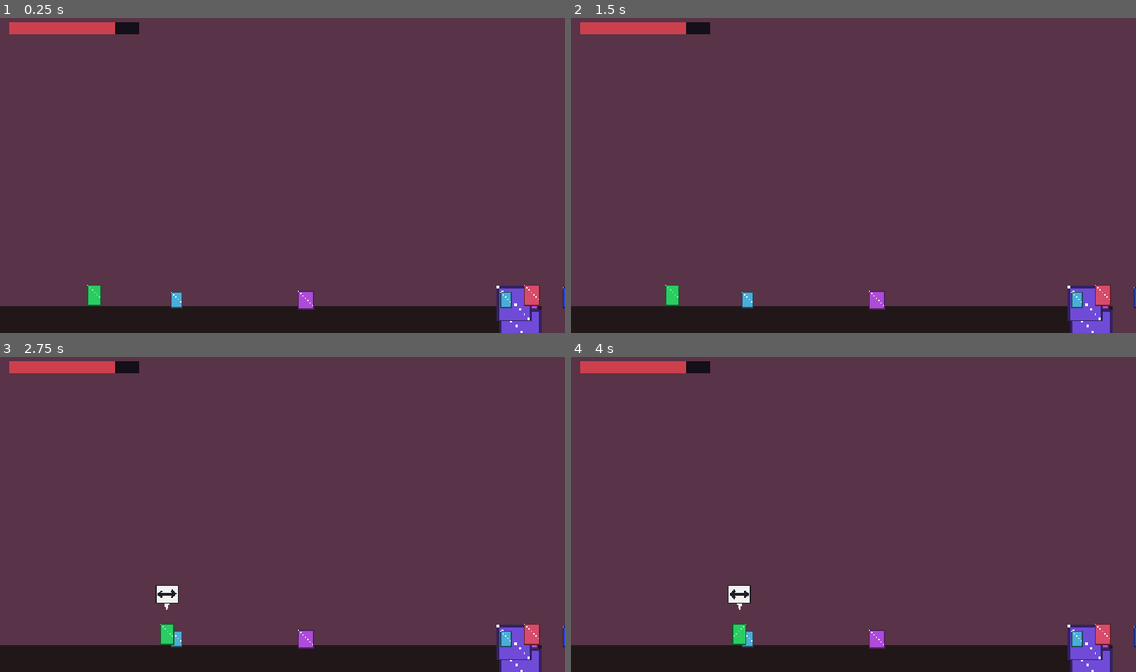
Above: before the commit, frames 1-4 (two rows, left to right).
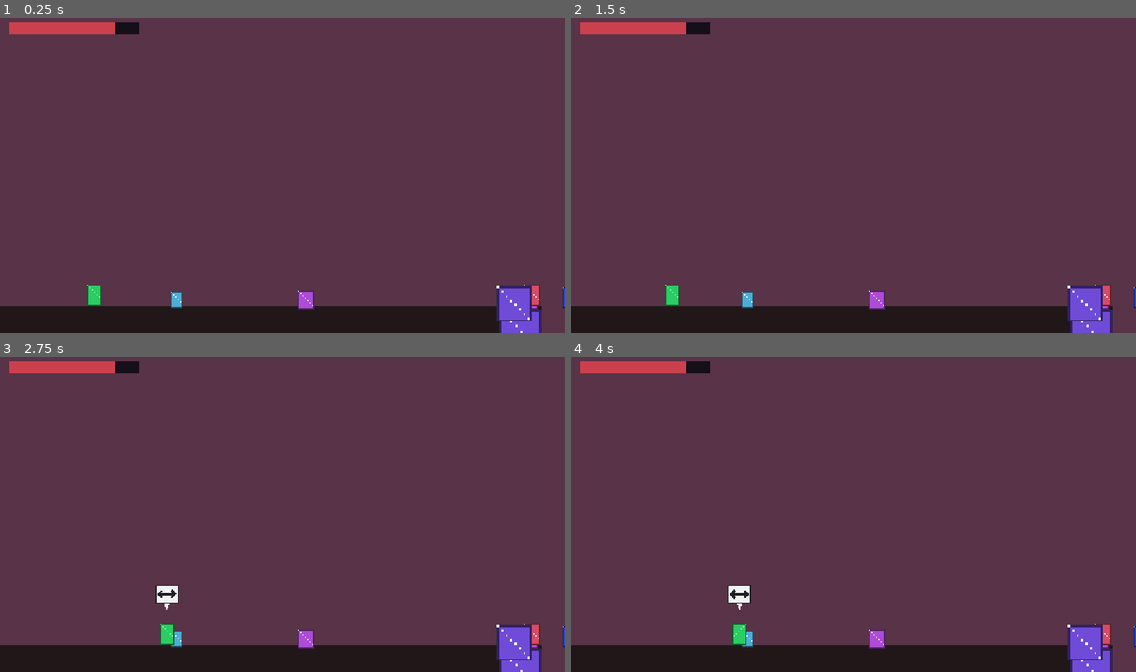
Above: after the commit, the same moments.

Repository: Eruldin/Honor-Meselesi
Game: Godot game, scene res://src/levels/ch1/Ch1.tscn
The game is run twice, just before and just after one commit, with the same random seed, the same clock (stepped at 60 frames per second) and the same inputs. This scene is started directly instead of the project's main scene.
Inputs (mouse positions are in pixels of both pictures, inside the frame that each line leads up to):
- Up to frame 1 (0.25 s): no input
- Up to frame 2 (1.5 s): tap Enter at 0.5 s; move the mouse to (977, 159) at 0.52 s; hold D (move_right) 0.53-1.25 s; tap J (attack) at 0.6 s; click (977, 159) at 0.67 s; tap Space (jump) at 0.77 s; drag from (740, 191) to (746, 310) at 1.27 s
- Up to frame 3 (2.75 s): tap Space (jump) at 2 s; move the mouse to (339, 442) at 2.02 s; hold D (move_right) from 2.03 s (still down); tap E (form_next) at 2.1 s
- Up to frame 4 (4 s): release D (move_right) at 2.75 s; drag from (825, 577) to (1079, 649) at 2.77 s; tap Enter at 3.5 s; move the mouse to (1023, 561) at 3.52 s; hold A (move_left) from 3.53 s (still down); tap K (parry) at 3.6 s; tap Space (jump) at 3.77 s

The runs differ from the first frame. In frame 1, 0.2% of the frame differs, in the area x 88-95%, y 84-93%; in frame 2, 0.2%; in frame 3, 0.2%; in frame 4, 0.2%.

Commit message:
fix(ch1): ucan platformlara dikey destek ve zeminler eklendi (Hard Kural B)

Diff:
--- a/src/levels/ch1/ch1.gd
+++ b/src/levels/ch1/ch1.gd
@@ -133,7 +133,28 @@
 	var sc := w / tex.get_width()
 	s.scale = Vector2(sc, sc)
 	s.position = Vector2(-w / 2.0, -tex.get_height() * sc * 0.62)
+	s.z_index = 2
 	body.add_child(s)
+
+	# Platform havada ucmamasi icin altina destek (wall) ekle
+	var support_y := FLOOR_Y
+	if pos.y >= FLOOR_Y:
+		if pos.x > 3600:
+			support_y = FLOOR_Y + 160.0 # Gecit mahzeni
+		elif pos.x > 3000:
+			support_y = FLOOR_Y + 140.0 # Magara kristal odasi
+
+	var support_h := support_y - pos.y
+	if support_h > 0 and AssetLoader.has_asset(&"terrain/wall_tile"):
+		var wtex := AssetLoader.tiled_texture(&"terrain/wall_tile", Vector2i(int(w), int(support_h)))
+		var ws := Sprite2D.new()
+		ws.texture = wtex
+		ws.centered = false
+		ws.position = Vector2(-w / 2.0, 0)
+		ws.modulate = Color(0.3, 0.28, 0.35) # Koyu destek
+		ws.z_index = -2 # Zemin arkasinda kalsin
+		body.add_child(ws)
+
 	body.global_position = pos
 	add_child(body)
 
@@ -265,6 +286,8 @@
 		face.position = Vector2(-75, -26)
 		face.modulate = Color(0.55, 0.48, 0.45)
 		barrier.add_child(face)
+	# Havada durmamasi icin taban kenari ekle
+	_add_deco_ground(&"terrain/cave_rock", 1455, FLOOR_Y, 1.0, Color(0.3, 0.25, 0.2))
 	if AssetLoader.has_asset(&"terrain/edge_grass"):
 		var gcap := Sprite2D.new()
 		gcap.texture = AssetLoader.tiled_texture(&"terrain/edge_grass", Vector2i(150, 14))
--- a/src/levels/props/flicker_platform.gd
+++ b/src/levels/props/flicker_platform.gd
@@ -31,6 +31,15 @@
 		_sprite.texture = AssetLoader.placeholder_texture("terrain/flicker", Vector2i(size))
 		_sprite.modulate = Color(0.45, 0.4, 0.7)
 	add_child(_sprite)
+
+	# Havada ucmamasi icin tavana bagli kopan zincir/ip gorunumu
+	var chain := Sprite2D.new()
+	chain.texture = AssetLoader.placeholder_texture("terrain/chain", Vector2i(4, 150))
+	chain.modulate = Color(0.3, 0.3, 0.4, 0.6)
+	chain.position = Vector2(0, -75)
+	chain.z_index = -1
+	_sprite.add_child(chain)
+
 	_t = on_time - fmod(phase_offset, on_time + off_time)
 
 
